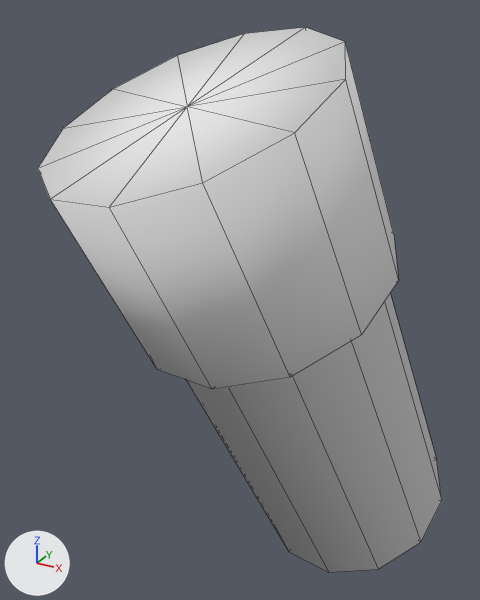
A saved change to the Blender file source/assets/models/newshelcase/bulcase.blend.
Both versions are drawn from a 50 mm lens placed at (2.02, -3.92, 2.44), pointed at (-0.22, 0.16, 0.4). Arrows for +X, +Y and +Z are at lower left; the lights stay in place. Mesh edges are drawn as thin lines.
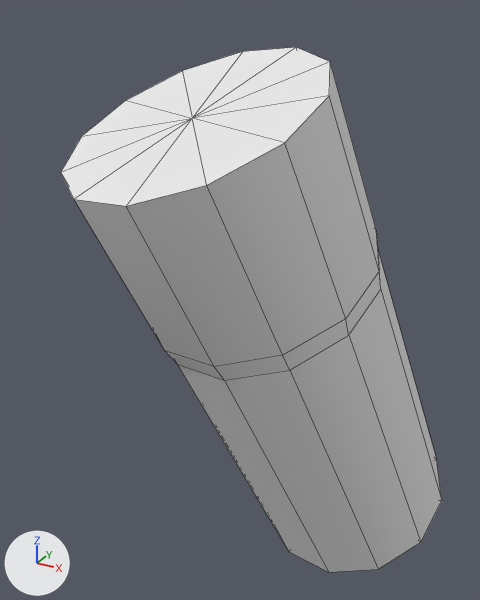
What differs and where, as boxes (x1, y1, x2, y2) in the pictures (480 x 600 px; the box of a moved part takes in the faces that stretch with it):
'Cube', reshaped, shading changed
    before: (38, 27, 442, 572)
    after: (61, 47, 442, 572)
part 1 of me_cube, moved or reshaped
    before: (38, 27, 399, 389)
    after: (61, 47, 381, 380)
part 2 of me_cube, shading changed
    both: (187, 294, 442, 572)

What the commit changed:
me_cube is used by ob_cube; location (0.0, 0.0, 0.0); scale (1.41, 1.81, 1.81).
me_cube had 50 vertices, 60 faces and spanned x -0.8..0.94, y -0.79..1.0, z -1.16..1.29.
me_cube now has 50 vertices, 60 faces and spans x -0.72..0.94, y -0.72..1.0, z -1.16..1.22.
me_cube part 1: 25 of the vertices in x -0.8..0.71, y -0.79..0.49, z 0.13..1.29 are scaled about their middle by 0.887.
me_cube part 2: edges marked sharp go from 0 to 36.
